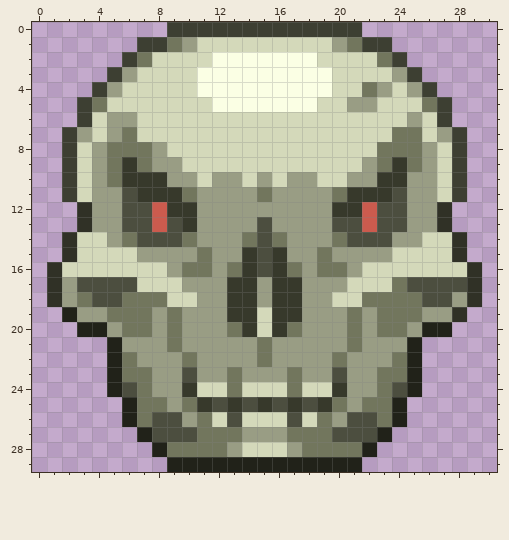
A pixel-art sprite gets an edit: Items/Accessories/HaloOfHorrors.png. The first picture shows the starting point.
The file is 62x60 pixels, drawn in blocks of 2x2; one block is one cell here. Colours within 5 levels of each other are drawn and written as one.
After:
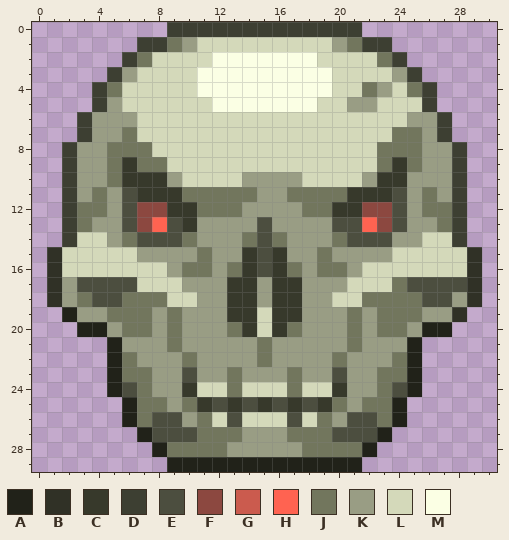
Palette (. is transparent): A #212219  B #303126  C #37392b  D #3d3f32  E #4c4e3f  F #8c4840  G #cb5b4e  H #ff6351  J #72765d  K #999d84  L #d4d9ba  M #fbffe4
Change:
@@ x 0..30 @@
  3 .....DKLLLLMMMMMMMMMLLLLKD.....
- 4 ....DKLLLLLMMMMMMMMMLLJKLKD....
- 5 ...DJLLLLLLLMMMMMMMLLKKLLLJD...
- 6 ...DLKKLLLLLLLLLLLLLLLLLLKLD...
- 7 ..DKLKJLLLLLLLLLLLLLLLLLJJLKD..
- 8 ..DLKJJJKLLLLLLLLLLLLLLJJJKLD..
- 9 ..DLKJCJKKLLLLLLLLLLLLKJCJKLD..
-10 ..DLKJCCCKKLKKLKLKKLLKKCCKKLD..
-11 ..DLKKECCCJKKKKJKKKKJCCCEKKLD..
-12 ...BKKEEGCCKKKKKKKKKCCGEEKKB...
-13 ...BKKEEGECKKKKEKKKKEEGEEKKB...
-14 ..BLLKJEEEJKKKJEJKKKJEEEKKLLB..
-15 ..BLLLLKKKKJKKCECKKJKKKKLLLLB..
+ 4 ....DJLLLLLMMMMMMMMMLLJKLJD....
+ 5 ....DKLLLLLLMMMMMMMLLKKLLLD....
+ 6 ...DKKKLLLLLLLLLLLLLLLLLLKKD...
+ 7 ...DKKJLLLLLLLLLLLLLLLLLJJKD...
+ 8 ..DKKJJJLLLLLLLLLLLLLLLJJJKKD..
+ 9 ..DKKJCJJLLLLLLLLLLLLLLJCJKKD..
+10 ..DKKJCCCKLLLLKKKKLLLLKCCKKKD..
+11 ..DKJKECCCJJJJJKKJJJJCCCEKJKD..
+12 ..DJJKEFFCCJJJKKKKJJCCFFEKJJD..
+13 ..DJKKEFHECKKKKEKKKKEEHFEKKJD..
+14 ..DLLKJEEEJKKKJEJKKKJEEEKKLLD..
+15 .BLLLLLKKKKJKKCECKKJKKKKLLLLLB.
 16 .BLLLLLLLKJJKJCECJKJJKLLLLLLLB.
@@ x 12..18 @@
 27 JJKKKJJ
-28 JKLLLKJ
+28 JKKKKKJ
 29 AAAAAAA
Boxes around the changes in both pictures, in picture pixels (x1, y1, x2, y2):
changed: (47, 82, 482, 262)
changed: (242, 442, 287, 457)
